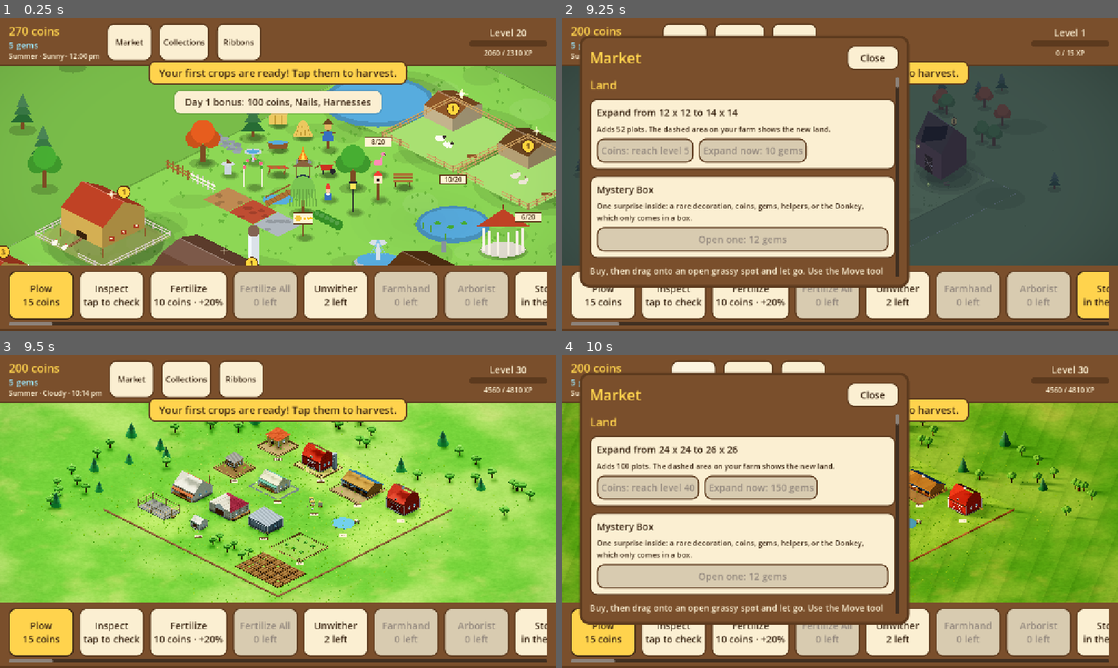
Above: before the commit, frames 1-4 (two rows, left to right).
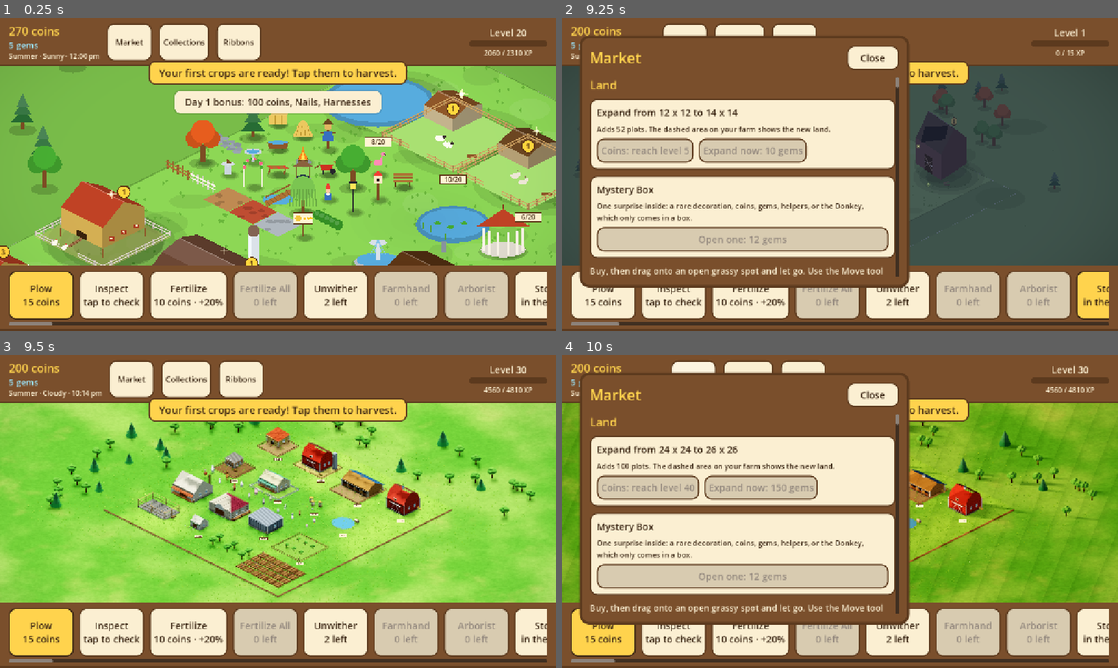
Above: after the commit, the same moments.

Repository: aniket-patra-1998/farm-game
Game: Godot game, scene res://tests/shots.tscn
Two runs of this game, one before a commit and one after it. Both use one fixed random seed, a clock stepped at 60 frames per second and the inputs below. This scene is started directly instead of the project's main scene.
Inputs:
- Up to frame 1 (0.25 s): no input
- Up to frame 2 (9.25 s): click "Market" at 0.5 s; click "Collections" at 1.25 s; click "Ribbons" at 2 s; click "Plow 15 coins" at 2.75 s; click "Inspect tap to check" at 3.5 s; click "Fertilize 10 coins · +20%" at 4.25 s; click "Unwither 2 left" at 5 s; click "Store in the barn" at 5.75 s; click "Market" at 6.5 s; click "Market" at 7.25 s; click "Collections" at 8 s; click "Ribbons" at 8.75 s
- Up to frame 3 (9.5 s): no input
- Up to frame 4 (10 s): click "Market" at 9.5 s

Frames 1-2 are identical in both runs. In frame 3, 4.2% of the frame differs, in the area x 3-97%, y 21-80%; in frame 4, 0.8%.

Commit message:
3D animals: one mind, two bodies
Animal3D builds each animal from its rig and poses it every frame from the
same AnimalBehaviour that drives its 2D twin: four-legged animals walk the
planted-foot gait on two-bone legs (knees forward, hocks back) under a body
that rises as each leg passes, lower their heads to graze and chew, look
about, flick ears, swish tails; coats carry spots, patches, belts, a pale
belly, wool; horns, manes, udders, snouts. Birds bob their heads, waddle,
peck, open their wings and fan their tails; turtles paddle, bees hover. They
turn smoothly to face where they're walking, and babies get their rig's big
heads and long legs. Animals off screen keep their place but aren't posed.
The product bubble over a ready animal is drawn by the 2D overlay where the
animal stands. MSAA x2 for the 3D world.

Co-Authored-By: Claude Opus 5.5 <noreply@anthropic.com>
Claude-Session: https://claude.ai/code/session_014fNSr1566M9NhC2mwnPott

Diff:
--- a/project.godot
+++ b/project.godot
@@ -37,6 +37,7 @@
 
 [rendering]
 
+anti_aliasing/quality/msaa_3d=1
 renderer/rendering_method="mobile"
 textures/vram_compression/import_etc2_astc=true
 environment/defaults/default_clear_color=Color(0.75, 0.89, 0.96, 1)
--- a/scripts/farm_grid.gd
+++ b/scripts/farm_grid.gd
@@ -270,6 +270,13 @@
 			var o := Game.object_by_uid(piece.uid)
 			if o.is_empty():
 				continue
+			if pieces.three_d and piece.is_animal():
+				# The 3D animal has no bubble of its own: draw it over where the animal stands now.
+				var rig := AnimalRig.of(Game.item_data(o["id"]))
+				var tall := (rig.size("leg", 12.0) + rig.pair("body").y * 1.7) * Animal3D.PX * IsoProjection.HEIGHT_PX
+				AnimalArt.bubble(ci, piece.position + Vector2(0, -tall - 26.0),
+					AnimalArt.EGG if rig.family == "chicken" else rig.accent_color, t)
+				continue
 			var fp := Game.footprint(o["id"])
 			var g := corners_of(int(o["row"]), int(o["col"]), fp.x, fp.y)
 			var glow := 0.5 + 0.5 * sin(t * 2.6 + float(piece.uid % 7))
--- a/scripts/world/object_layer.gd
+++ b/scripts/world/object_layer.gd
@@ -268,8 +268,8 @@
 		face = MIN_TURN_WIDTH * (1.0 if a.facing > 0.0 else -1.0)
 	p.scale = Vector2(face * p.flip, 1.0) * p.squash
 	p.rotation = 0.0
-	if not redraw or not view.has_point(p.position):
-		return
+	if not redraw or not p.visible or not view.has_point(p.position):
+		return  # off screen, or drawn in 3D by its twin (Animal3D)
 	# Walking, the legs need every frame; standing, only blinks, ears and tails move: a lower rate does.
 	var moving := a.pose.stride > 0.02 or a.pose.hop > 0.0 or a.pose.wing > 0.0
 	p.redraw_wait -= delta
--- /dev/null
+++ b/scripts/world3d/animal_3d.gd
@@ -0,0 +1,492 @@
+class_name Animal3D
+extends Node3D
+## An animal in 3D, built from its rig (data/animal_rigs.json, through AnimalRig) and moved every frame by
+## the same AnimalBehaviour that drives the 2D animal: one mind, two bodies. A four-legged animal has a
+## body, a neck and head that lower to graze, four legs with knees that walk a planted-foot gait, ears,
+## eyes, a tail that swishes; a bird has two legs, a bobbing head, wings that open; rabbits hop, turtles
+## paddle, bees hover. Proportions (and so babies' big heads and long legs) all come from the rig.
+##
+## Local space: the animal faces +x, up is +y, its left side is -z. Sizes are the rig's pixels (made for a
+## 128-pixel tile) times PX, so a cow is a little over half a tile long.
+
+const PX := 1.25 / IsoProjection.PX_PER_UNIT   # rig pixels to world units (a touch larger than 2D)
+const TURN_RATE := 6.0                          # how fast it turns to face where it's going (radians/s)
+const EYE := Color("#1b140f")
+const HOOF := Color("#3a2c22")
+const PINK := Color("#eba9a3")
+const BEAK := Color("#f2a33a")
+const COMB := Color("#d8382f")
+const LEG_NAMES := ["hind_far", "fore_far", "hind_near", "fore_near"]
+const LEG_PHASES := [0.5, 0.75, 0.0, 0.25]      # the four-beat walk, as in QuadrupedArt
+
+var rig: AnimalRig
+var behaviour: AnimalBehaviour   # shared with the 2D piece; ObjectLayer updates it each frame
+var heading := 0.0               # radians around +y; 0 faces +x
+var home := Vector3.ZERO         # the tile centre it wanders around
+
+var _body: Node3D
+var _head: Node3D
+var _neck: MeshInstance3D
+var _tail: Node3D
+var _legs: Array[Dictionary] = []   # {"hip": Vector3, "upper": MeshInstance3D, "lower": MeshInstance3D, ...}
+var _wings: Array[Node3D] = []
+var _ears: Array[Node3D] = []
+var _last := Vector3.ZERO
+var _r := Vector3.ONE            # body half-sizes (length, height, width)
+var _leg := 0.2
+
+
+static func create(it: Dictionary, mind: AnimalBehaviour, at: Vector3) -> Animal3D:
+	var a := Animal3D.new()
+	a.rig = AnimalRig.of(it)
+	a.behaviour = mind
+	a.home = at
+	a.position = at
+	a._last = at
+	a.heading = PI * 0.75 if mind == null or mind.facing < 0.0 else -PI * 0.25
+	a._build()
+	return a
+
+
+# ---------------------------------------------------------------- building
+
+
+func _build() -> void:
+	_body = Node3D.new()
+	add_child(_body)
+	match rig.type:
+		"bird":
+			_build_bird()
+		"bug":
+			_build_bee()
+		"shell":
+			_build_turtle()
+		_:
+			_build_quad()
+	rotation.y = heading
+
+
+func _px(v: float) -> float:
+	return v * PX
+
+
+func _build_quad() -> void:
+	var b := rig.pair("body", Vector2(26, 14))
+	_r = Vector3(_px(b.x), _px(b.y), _px(b.y) * 0.85)
+	_leg = _px(rig.size("leg", 15.0))
+	var coat := rig.body_color
+	var accent := rig.accent_color
+	var mat := ModelKit.paint(coat)
+	# The body: a rounded barrel, with wool, spots or patches on it.
+	if rig.flag("wool"):
+		for k in 9:
+			var a := TAU * k / 9.0
+			ModelKit.ball(_body, Vector3(cos(a) * _r.x * 0.62, sin(a) * _r.y * 0.4, 0), _r.y * 0.62,
+				ModelKit.paint(coat.lightened(0.06)))
+		ModelKit.ball(_body, Vector3.ZERO, 1.0, ModelKit.paint(coat.lightened(0.06)), _r * Vector3(0.95, 0.95, 1.05))
+	else:
+		ModelKit.ball(_body, Vector3.ZERO, 1.0, mat, _r)
+	_markings(rig.text("markings", "none"), accent)
+	if rig.flag("udder"):
+		ModelKit.ball(_body, Vector3(-_r.x * 0.3, -_r.y * 0.85, 0), _r.y * 0.3, ModelKit.paint(PINK))
+	# Legs: upper and lower segments, re-posed every frame.
+	var thick := _px(rig.num("leg_width", 1.0) * (1.35 if rig.family == "pig" else 1.0) * 3.4)
+	var leg_col := coat.darkened(0.08)
+	var lower_col := leg_col
+	if rig.family == "horse":
+		lower_col = accent.lerp(coat, 0.35)
+	if rig.flag("socks"):
+		lower_col = Color("#f4f1ea")
+	for k in 4:
+		var near: bool = k >= 2
+		var fore: bool = k % 2 == 1
+		var hip := Vector3((0.58 if fore else -0.58) * _r.x, -_r.y * 0.35, (0.55 if near else -0.55) * _r.z)
+		var upper := _segment(ModelKit.paint(leg_col), thick)
+		var lower := _segment(ModelKit.paint(lower_col), thick * 0.75)
+		var hoof_col := HOOF if rig.family != "pig" else coat.darkened(0.45)
+		var hoof := ModelKit.box(_body, Vector3(-thick * 0.6, 0, -thick * 0.5),
+			Vector3(thick * 0.6, thick * 0.6, thick * 0.5), ModelKit.paint(hoof_col))
+		_legs.append({"hip": hip, "upper": upper, "lower": lower, "hoof": hoof, "phase": LEG_PHASES[k], "fore": fore})
+	# Neck and head.
+	_neck = _segment(mat, _px(rig.pair("neck", Vector2(14, 9)).y) * 1.6)
+	_head = Node3D.new()
+	_body.add_child(_head)
+	var h := rig.pair("head", Vector2(14, 10)) * rig.head_scale
+	var hl := _px(h.x)
+	var hh := _px(h.y)
+	var head_col := coat
+	if rig.text("markings") == "white_face":
+		head_col = Color("#f4f1ea")
+	elif rig.text("head_color") == "accent":
+		head_col = accent
+	ModelKit.ball(
+		_head,
+		Vector3(-hl * 0.1, 0, 0),
+		1.0,
+		ModelKit.paint(head_col),
+		Vector3(hl * 0.48, hh * 0.5, hh * 0.45)
+	)
+	var muzzle := _muzzle_colour(rig.text("muzzle", "light"), head_col)
+	if rig.text("muzzle") == "snout":
+		var snout := ModelKit.cylinder(
+			_head,
+			Vector3(hl * 0.3, 0, 0),
+			hh * 0.3,
+			hl * 0.25,
+			ModelKit.paint(muzzle),
+			-1.0,
+			12
+		)
+		snout.rotation.z = -PI / 2.0
+		snout.position = Vector3(hl * 0.42, 0, 0)
+	else:
+		ModelKit.ball(
+			_head,
+			Vector3(hl * 0.32, -hh * 0.08, 0),
+			1.0,
+			ModelKit.paint(muzzle),
+			Vector3(hl * 0.28, hh * 0.36, hh * 0.38)
+		)
+	var eye_r := hh * 0.09 * rig.num("eye_scale", 1.0)
+	for side: float in [-1.0, 1.0]:
+		ModelKit.ball(_head, Vector3(hl * 0.05, hh * 0.15, side * hh * 0.4), eye_r, ModelKit.paint(EYE, 0.8))
+		var ear := Node3D.new()
+		ear.position = Vector3(-hl * 0.3, hh * 0.3, side * hh * 0.35)
+		_head.add_child(ear)
+		var long_ears := rig.text("ears") == "long"
+		var up := rig.text("ears") in ["up", "long"]
+		var ear_at := Vector3(0, hh * (0.35 if up else 0.05), side * hh * (0.05 if up else 0.3))
+		var ear_size := Vector3(hh * 0.12, hh * (0.45 if long_ears else (0.3 if up else 0.12)), hh * (0.12 if up else 0.28))
+		ModelKit.ball(ear, ear_at, 1.0, ModelKit.paint(head_col), ear_size)
+		_ears.append(ear)
+		match rig.text("horns", "none"):
+			"nubs", "short":
+				var horn_h := hh * (0.25 if rig.text("horns") == "nubs" else 0.45)
+				ModelKit.cylinder(_head, Vector3(-hl * 0.15, hh * 0.4, side * hh * 0.22), hh * 0.08, horn_h,
+					ModelKit.paint(Color("#ece3cf")), 0.0, 8)
+			"long", "curl", "back", "long_back":
+				var horn := ModelKit.cylinder(
+					_head,
+					Vector3.ZERO,
+					hh * 0.09,
+					hh * 0.9,
+					ModelKit.paint(Color("#ece3cf")),
+					0.0,
+					8
+				)
+				horn.position = Vector3(-hl * 0.2, hh * 0.45, side * hh * 0.35)
+				horn.rotation = Vector3(side * 1.1, 0, -0.6)
+	if rig.text("mane", "") != "":
+		ModelKit.box(
+			_head,
+			Vector3(-hl * 0.55, hh * 0.25, -hh * 0.08),
+			Vector3(-hl * 0.2, hh * 0.55, hh * 0.08),
+			ModelKit.paint(accent)
+		)
+	# Tail.
+	_tail = Node3D.new()
+	_tail.position = Vector3(-_r.x * 0.95, _r.y * 0.35, 0)
+	_body.add_child(_tail)
+	var tail_len := _px(rig.size("tail_len", 14.0))
+	var tail_kind := rig.text("tail", "tuft")
+	if tail_kind == "curl":
+		ModelKit.ball(_tail, Vector3(-_px(2.0), 0, 0), _px(2.2), ModelKit.paint(coat.darkened(0.12)))
+	else:
+		var t := ModelKit.cylinder(
+			_tail,
+			Vector3(0, -tail_len, 0),
+			_px(1.2),
+			tail_len,
+			ModelKit.paint(coat.darkened(0.1)),
+			_px(1.0),
+			6
+		)
+		t.position = Vector3(0, -tail_len / 2.0, 0)
+		if tail_kind in ["tuft", "hair"]:
+			ModelKit.ball(_tail, Vector3(0, -tail_len, 0), _px(2.6 if tail_kind == "tuft" else 3.4), ModelKit.paint(accent),
+				Vector3(1, 1.6, 1))
+
+
+func _markings(kind: String, accent: Color) -> void:
+	var white := Color("#f4f1ea")
+	match kind:
+		"spots", "patches":
+			var spots := [Vector3(-0.4, 0.3, 1), Vector3(0.1, 0.5, 1), Vector3(0.45, 0.1, 1), Vector3(-0.15, -0.1, 1),
+				Vector3(-0.3, 0.4, -1), Vector3(0.3, 0.3, -1)]
+			var big := 0.24 if kind == "patches" else 0.17
+			var col := accent if kind == "spots" else (white if rig.body_color.get_luminance() < 0.5 else accent)
+			for s: Vector3 in spots:
+				# A flattened blob pressed onto the body's surface.
+				var p := Vector3(s.x * _r.x, s.y * _r.y, s.z * _r.z * sqrt(maxf(0.0, 1.0 - s.x * s.x - s.y * s.y)))
+				ModelKit.ball(_body, p, 1.0, ModelKit.paint(col), Vector3(_r.x * big, _r.y * big * 1.1, _r.z * 0.12))
+		"belt", "saddle":
+			var x0 := -0.22 if kind == "belt" else 0.22
+			ModelKit.ball(_body, Vector3((x0 + 0.18) * _r.x, 0, 0), 1.0, ModelKit.paint(white),
+				Vector3(_r.x * 0.2, _r.y * 1.02, _r.z * 1.02))
+		"pale_belly", "white_face":
+			ModelKit.ball(_body, Vector3(0, -_r.y * 0.35, 0), 1.0, ModelKit.paint(rig.body_color.lightened(0.45)),
+				Vector3(_r.x * 0.85, _r.y * 0.7, _r.z * 1.01))
+
+
+static func _muzzle_colour(kind: String, head_col: Color) -> Color:
+	match kind:
+		"pink":
+			return head_col.lerp(PINK, 0.65)
+		"dark":
+			return head_col.darkened(0.35)
+		"snout":
+			return head_col.lerp(PINK, 0.35).darkened(0.08)
+	return head_col.lightened(0.25)
+
+
+func _build_bird() -> void:
+	var b := rig.pair("body", Vector2(13, 11))
+	_r = Vector3(_px(b.x), _px(b.y), _px(b.y) * 0.85)
+	_leg = _px(rig.size("leg", 9.0))
+	var coat := rig.body_color
+	var accent := rig.accent_color
+	ModelKit.ball(_body, Vector3.ZERO, 1.0, ModelKit.paint(coat), _r)
+	# Wings: flattened ovals on each side, hinged at the shoulder.
+	for side: float in [-1.0, 1.0]:
+		var wing := Node3D.new()
+		wing.position = Vector3(_r.x * 0.2, _r.y * 0.25, side * _r.z * 0.85)
+		_body.add_child(wing)
+		ModelKit.ball(wing, Vector3(-_r.x * 0.45, 0, 0), 1.0, ModelKit.paint(coat.darkened(0.1)),
+			Vector3(_r.x * 0.6, _r.y * 0.55, _r.z * 0.18))
+		_wings.append(wing)
+	# Tail.
+	_tail = Node3D.new()
+	_tail.position = Vector3(-_r.x * 0.85, _r.y * 0.3, 0)
+	_body.add_child(_tail)
+	match rig.text("tail", "fan"):
+		"fan", "turkey":
+			var n := 7 if rig.text("tail") == "turkey" else 4
+			for k in n:
+				var feather := Node3D.new()
+				feather.rotation.x = (k / maxf(n - 1.0, 1.0) - 0.5) * 1.6
+				_tail.add_child(feather)
+				ModelKit.ball(feather, Vector3(0, _r.y * 0.6, 0), 1.0, ModelKit.paint(accent.lerp(coat, 0.2 * (k % 2))),
+					Vector3(_r.x * 0.12, _r.y * 0.65, _r.z * 0.15))
+		_:
+			ModelKit.ball(_tail, Vector3(-_r.x * 0.1, _r.y * 0.1, 0), 1.0, ModelKit.paint(coat.darkened(0.06)),
+				Vector3(_r.x * 0.3, _r.y * 0.2, _r.z * 0.4))
+	# Two legs.
+	for k in 2:
+		var hip := Vector3(0, -_r.y * 0.5, (0.35 if k == 1 else -0.35) * _r.z)
+		var col := BEAK if rig.flag("webbed") else Color("#e8a634")
+		var upper := _segment(ModelKit.paint(col), _px(1.6))
+		var lower := _segment(ModelKit.paint(col), _px(1.4))
+		var foot := ModelKit.box(
+			_body,
+			Vector3(-_px(1.5), 0, -_px(2.0)),
+			Vector3(_px(4.5), _px(0.8), _px(2.0)),
+			ModelKit.paint(col)
+		)
+		_legs.append({"hip": hip, "upper": upper, "lower": lower, "hoof": foot, "phase": 0.5 * k, "fore": false})
+	# Neck and head.
+	_neck = _segment(ModelKit.paint(coat), _px(rig.pair("neck", Vector2(7, 7)).y) * 1.4)
+	_head = Node3D.new()
+	_body.add_child(_head)
+	var h := rig.pair("head", Vector2(6.5, 6.5)) * rig.head_scale
+	var hr := _px(h.x)
+	var head_col := Color("#c9a7a0") if rig.family == "turkey" else coat
+	ModelKit.ball(_head, Vector3.ZERO, hr, ModelKit.paint(head_col))
+	if rig.text("beak") == "bill":
+		ModelKit.ball(
+			_head,
+			Vector3(hr * 1.1, -hr * 0.15, 0),
+			1.0,
+			ModelKit.paint(BEAK),
+			Vector3(hr * 0.7, hr * 0.22, hr * 0.45)
+		)
+	else:
+		var beak := ModelKit.cylinder(_head, Vector3.ZERO, hr * 0.3, hr * 0.7, ModelKit.paint(BEAK), 0.0, 8)
+		beak.rotation.z = -PI / 2.0
+		beak.position = Vector3(hr * 1.2, -hr * 0.05, 0)
+	if rig.flag("comb"):
+		for k in 3:
+			ModelKit.ball(_head, Vector3((-0.3 + 0.3 * k) * hr, hr * 0.95, 0), hr * 0.28, ModelKit.paint(COMB))
+	if rig.flag("wattle"):
+		ModelKit.ball(_head, Vector3(hr * 0.7, -hr * 0.8, 0), hr * 0.22, ModelKit.paint(COMB), Vector3(1, 1.5, 1))
+	for side: float in [-1.0, 1.0]:
+		ModelKit.ball(_head, Vector3(hr * 0.4, hr * 0.25, side * hr * 0.75), hr * 0.16 * rig.num("eye_scale", 1.0),
+			ModelKit.paint(EYE, 0.8))
+
+
+func _build_turtle() -> void:
+	var b := rig.pair("body", Vector2(16, 10))
+	_r = Vector3(_px(b.x), _px(b.y) * 0.8, _px(b.x) * 0.8)
+	_leg = _px(4.0)
+	var skin := rig.accent_color.lerp(Color("#8a9a5b"), 0.6)
+	ModelKit.ball(_body, Vector3.ZERO, 1.0, ModelKit.paint(rig.body_color), Vector3(_r.x, _r.y, _r.z))
+	for k in 4:
+		var hip := Vector3((0.6 if k % 2 else -0.6) * _r.x, -_r.y * 0.2, (0.7 if k >= 2 else -0.7) * _r.z)
+		var leg := ModelKit.ball(_body, hip, _px(3.0), ModelKit.paint(skin), Vector3(1.3, 0.7, 1))
+		_legs.append({"stub": leg, "hip": hip, "phase": k * 0.25})
+	_head = Node3D.new()
+	_body.add_child(_head)
+	ModelKit.ball(_head, Vector3.ZERO, _px(4.0), ModelKit.paint(skin), Vector3(1.3, 1, 1))
+	for side: float in [-1.0, 1.0]:
+		ModelKit.ball(_head, Vector3(_px(2.5), _px(1.5), side * _px(2.6)), _px(0.8), ModelKit.paint(EYE))
+
+
+func _build_bee() -> void:
+	var b := rig.pair("body", Vector2(6, 4))
+	_r = Vector3(_px(b.x), _px(b.y), _px(b.y))
+	ModelKit.ball(_body, Vector3.ZERO, 1.0, ModelKit.paint(rig.body_color), _r)
+	for k in 2:
+		ModelKit.ball(_body, Vector3((-0.3 + 0.4 * k) * _r.x, 0, 0), 1.0, ModelKit.paint(Color("#2a2118")),
+			Vector3(_r.x * 0.12, _r.y * 1.02, _r.z * 1.02))
+	for side: float in [-1.0, 1.0]:
+		var wing := Node3D.new()
+		wing.position = Vector3(0, _r.y * 0.8, side * _r.z * 0.5)
+		_body.add_child(wing)
+		var glass := ModelKit.paint(Color(0.92, 0.97, 1.0))
+		ModelKit.ball(wing, Vector3(0, 0, side * _r.z * 0.8), 1.0, glass, Vector3(_r.x * 0.5, _r.y * 0.1, _r.z * 0.9))
+		_wings.append(wing)
+
+
+## A limb segment: a unit cylinder, stretched between two points each frame by _place().
+func _segment(mat: Material, width: float) -> MeshInstance3D:
+	var mi := MeshInstance3D.new()
+	var mesh := CylinderMesh.new()
+	mesh.top_radius = width / 2.0
+	mesh.bottom_radius = width / 2.0
+	mesh.height = 1.0
+	mesh.radial_segments = 8
+	mesh.rings = 1
+	mi.mesh = mesh
+	mi.material_override = mat
+	_body.add_child(mi)
+	return mi
+
+
+## Stretches a segment from a to b (in the body's space).
+static func _place(seg: MeshInstance3D, a: Vector3, b: Vector3) -> void:
+	var d := b - a
+	var length := maxf(d.length(), 0.0001)
+	var up := d / length
+	var side := up.cross(Vector3.BACK)
+	if side.length() < 0.01:
+		side = up.cross(Vector3.RIGHT)
+	side = side.normalized()
+	var fwd := side.cross(up).normalized()
+	seg.transform = Transform3D(Basis(side, up * length, fwd), (a + b) / 2.0)
+
+
+# ---------------------------------------------------------------- moving
+
+
+## Poses the animal for this frame from its behaviour (call every frame it's on screen).
+func update(delta: float) -> void:
+	var p: AnimalPose = behaviour.pose if behaviour != null else AnimalPose.rest()
+	if behaviour != null:
+		position = home + IsoProjection.ground_of(behaviour.offset)
+	# Face where it's going: turn smoothly toward its direction of travel.
+	var moved := position - _last
+	_last = position
+	if Vector2(moved.x, moved.z).length() > 0.0005:
+		var want := atan2(-moved.z, moved.x)
+		heading = rotate_toward(heading, want, TURN_RATE * delta)
+	rotation.y = heading
+	match rig.type:
+		"bird":
+			_pose_bird(p)
+		"bug":
+			_pose_bee(p)
+		"shell":
+			_pose_turtle(p)
+		_:
+			_pose_quad(p)
+
+
+func _pose_quad(p: AnimalPose) -> void:
+	var rise := pow(sin(p.gait * TAU * 2.0), 2.0) * _leg * 0.06 * p.stride
+	var air := p.hop * _leg * 0.55
+	_body.position = Vector3(0, _leg + _r.y * 0.62 + rise + air + p.breath * _r.y * 0.01, 0)
+	var reach := AnimalArt.STRIDE * _leg
+	for leg in _legs:
+		var hip: Vector3 = leg["hip"]
+		var u := fposmod(p.gait + float(leg["phase"]), 1.0)
+		var off := AnimalArt.foot_offset(u, reach, AnimalArt.LIFT * _leg) * p.stride
+		# Feet on the ground, below the hip (in body space the ground is at -_body.y).
+		var ground := -_body.position.y + p.hop * _leg * 0.4
+		var foot := Vector3(hip.x + off.x, ground - off.y, hip.z)
+		var knee := _knee(hip, foot, bool(leg["fore"]))
+		_place(leg["upper"], hip, knee)
+		_place(leg["lower"], knee, foot)
+		(leg["hoof"] as Node3D).position = foot
+	# Neck and head: up and looking about, or down to graze, chewing.
+	var down := smoothstep(0.0, 1.0, p.head)
+	var neck_len := _px(rig.pair("neck", Vector2(14, 9)).x)
+	var chest := Vector3(_r.x * 0.72, _r.y * 0.3, 0)
+	var up_at := chest + Vector3(cos(-rig.num("neck_up", -0.6)), sin(-rig.num("neck_up", -0.6)), 0) * neck_len
+	var graze_at := Vector3(chest.x + neck_len * 0.8, -_body.position.y + _r.y * 0.35, 0)
+	var head_at := up_at.lerp(graze_at, down) + Vector3(0, p.look * _r.y * 0.1 * (1.0 - down), 0)
+	_place(_neck, chest, head_at)
+	_head.position = head_at + Vector3(0, p.jaw * _px(0.4), 0)
+	_head.rotation = Vector3(0, p.look * 0.35 * (1.0 - down), -lerpf(rig.num("head_tilt", 0.3), 1.2, down))
+	for k in _ears.size():
+		_ears[k].rotation.x = (1.0 if k % 2 else -1.0) * p.ear * 0.6
+	_tail.rotation = Vector3(p.tail * 0.8, 0, 0.35)
+
+
+## The knee (or hock) of a two-bone leg from hip to foot, bending forward for forelegs, back for hind.
+func _knee(hip: Vector3, foot: Vector3, fore: bool) -> Vector3:
+	var bone := absf(foot.y - hip.y) * 0.56
+	var j := AnimalArt.joint(Vector2(hip.x, -hip.y), Vector2(foot.x, -foot.y), bone, bone, -1.0 if fore else 1.0)
+	return Vector3(j.x, -j.y, hip.z)
+
+
+func _pose_bird(p: AnimalPose) -> void:
+	var waddle := sin(p.gait * TAU) * 0.13 * p.stride if rig.flag("waddle") else 0.0
+	var air := p.hop * _leg * 0.8
+	_body.position = Vector3(0, _leg + _r.y * 0.8 + absf(sin(p.gait * TAU)) * _leg * 0.08 * p.stride + air, 0)
+	_body.rotation = Vector3(waddle, 0, 0.22 - 0.12 * p.head)
+	for leg in _legs:
+		var hip: Vector3 = leg["hip"]
+		var u := fposmod(p.gait + float(leg["phase"]), 1.0)
+		var off := AnimalArt.foot_offset(u, 0.9 * _leg, 0.45 * _leg) * p.stride
+		var foot := Vector3(hip.x + off.x, -_body.position.y - off.y, hip.z)
+		var knee := _knee(hip, foot, false)
+		_place(leg["upper"], hip, knee)
+		_place(leg["lower"], knee, foot)
+		(leg["hoof"] as Node3D).position = foot
+	var down := smoothstep(0.0, 1.0, p.head)
+	var neck_len := _px(rig.pair("neck", Vector2(7, 7)).x)
+	var shoulder := Vector3(_r.x * 0.7, _r.y * 0.35, 0)
+	var thrust := (fposmod(p.gait * 2.0, 1.0) - 0.5) * _px(3.0) * p.stride
+	var up_at := shoulder + Vector3(0.25, 1.0, 0).normalized() * neck_len + Vector3(-thrust, 0, 0)
+	var peck_at := Vector3(shoulder.x + neck_len, -_body.position.y + _r.y * 0.3, 0)
+	var head_at := up_at.lerp(peck_at, down)
+	_place(_neck, shoulder, head_at)
+	_head.position = head_at
+	_head.rotation = Vector3(0, p.look * 0.4, -down * 0.9)
+	for k in _wings.size():
+		var side := -1.0 if k == 0 else 1.0
+		_wings[k].rotation = Vector3(side * (p.wing * 1.2 + sin(p.time * 26.0) * 0.5 * p.wing), 0, 0)
+	_tail.rotation = Vector3(p.tail * 0.5, 0, 0.6 + p.display * 0.9)
+	for f in _tail.get_children():
+		var n := _tail.get_child_count()
+		var i := f.get_index()
+		(f as Node3D).rotation.x = (i / maxf(n - 1.0, 1.0) - 0.5) * lerpf(1.0, 2.6, p.display)
+
+
+func _pose_turtle(p: AnimalPose) -> void:
+	_body.position = Vector3(0, _r.y * 0.6, 0)
+	for leg in _legs:
+		var hip: Vector3 = leg["hip"]
+		(leg["stub"] as Node3D).position = hip + Vector3(
+			sin(p.gait * TAU + float(leg["phase"]) * TAU) * _px(2.0) * p.stride,
+			0,
+			0
+		)
+	var out := clampf(0.55 + 0.45 * maxf(p.stride, absf(p.look)), 0.0, 1.0)
+	_head.position = Vector3(_r.x * (0.75 + 0.35 * out), _r.y * 0.1 - p.head * _px(2.0), 0)
+	_head.rotation.y = p.look * 0.5
+
+
+func _pose_bee(p: AnimalPose) -> void:
+	_body.position = Vector3(0, _px(rig.size("hover", 18.0)) + sin(p.time * 3.3) * _px(2.0), 0)
+	for k in _wings.size():
+		_wings[k].rotation.x = (1.0 if k else -1.0) * (0.3 + sin(p.time * 60.0) * 0.5)
--- a/scripts/world3d/farm_3d.gd
+++ b/scripts/world3d/farm_3d.gd
@@ -62,6 +62,7 @@
 	plots = Plots3D.new()
 	add_child(plots)
 	objects = Objects3D.new()
+	objects.pieces = grid.pieces if grid != null else null
 	add_child(objects)
 	Game.plot_changed.connect(func(_i: int) -> void: _plots_changed())
 	Game.farm_expanded.connect(func(_n: int) -> void:
--- a/scripts/world3d/objects_3d.gd
+++ b/scripts/world3d/objects_3d.gd
@@ -4,17 +4,20 @@
 ## shows changes (its id, size, ready state, a frame becoming a building). Also the countryside trees
 ## around the farm. Kinds without a 3D model yet keep their 2D piece (ObjectLayer asks handles()).
 
-const MODELLED := ["building", "barn", "crafting", "tree"]
+const MODELLED := ["building", "barn", "crafting", "tree", "animal"]
 const SCENERY_Y := -Ground3D.SLAB
 const PINE := Color("#2f6b3a")
 
+var pieces: ObjectLayer  # the 2D layer, whose animals' minds (AnimalBehaviour) the 3D animals share
+
 var _views := {}   # uid -> {"node": Node3D, "key": String}
+var _animals: Array[Animal3D] = []
 var _queued := false
 var _scenery: Node3D
 
 
 static func handles(o: Dictionary) -> bool:
-	return not o.get("stray", false) and MODELLED.has(Game.kind_of(o))
+	return o.get("stray", false) or MODELLED.has(Game.kind_of(o))
 
 
 func _ready() -> void:
@@ -57,6 +60,29 @@
 		if not seen.has(uid):
 			(_views[uid]["node"] as Node3D).queue_free()
 			_views.erase(uid)
+	_animals.clear()
+	for v in _views.values():
+		if v["node"] is Animal3D:
+			_animals.append(v["node"])
+
+
+## Animals move every frame, with their 2D twin's mind; those off screen keep their place but aren't posed.
+func _process(delta: float) -> void:
+	var cam := get_viewport().get_camera_3d()
+	for a in _animals:
+		if not is_instance_valid(a):
+			continue
+		if a.behaviour == null:
+			a.behaviour = _mind_of(a)
+		if cam == null or cam.is_position_in_frustum(a.global_position):
+			a.update(delta)
+
+
+func _mind_of(a: Animal3D) -> AnimalBehaviour:
+	if pieces == null:
+		return null
+	var p: FarmPiece = pieces.pieces.get("o%d" % int(a.get_meta("uid", -1)))
+	return p.animal if p != null else null
 
 
 ## What a view shows: when this changes, it's rebuilt.
@@ -69,6 +95,12 @@
 	var it := Game.item_data(o["id"])
 	var fp := Game.footprint(o["id"])
 	var node: Node3D
+	if Game.kind_of(o) == "animal" or o.get("stray", false):
+		var a := Animal3D.create(it, null, Vector3(int(o["col"]) + fp.x / 2.0, 0, int(o["row"]) + fp.y / 2.0))
+		a.set_meta("uid", int(o["uid"]))
+		a.behaviour = _mind_of(a)
+		a.update(0.0)
+		return a
 	if Game.kind_of(o) == "tree":
 		node = Node3D.new()
 		TreeModel.build_at(node, Vector3(fp.x / 2.0, 0, fp.y / 2.0), it, 1.0, Game.is_ready(o), int(o["uid"]))
--- a/tests/shots.gd
+++ b/tests/shots.gd
@@ -302,6 +302,10 @@
 	_put("orchard", 14, 17, 1, {"apple_tree": 3})
 	_put("horse_stable", 19, 2, 1, {}, {"construction": {}})
 	_put("garden_shed", 19, 8, 1, {})
+	var loose: Array[String] = ["cow", "horse", "sheep", "pig", "goat", "calf", "foal", "chicken", "turkey",
+		"duck", "brown_cow", "rabbit", "donkey", "lamb", "goose", "piglet"]
+	for k in loose.size():
+		_put(loose[k], 11 + int(k / 8.0), 2 + (k % 8) * 2, 1, {})
 	var fruit_trees: Array[String] = ["apple_tree", "cherry_tree", "lemon_tree"]
 	for k in 6:
 		_put(fruit_trees[k % 3], 20 + int(k / 3.0), 12 + 2 * (k % 3), 1, {})
@@ -327,5 +331,11 @@
 	cam.snap(grid.to_global(grid.center_of(Game.index_of(6, 8))), 1.1)
 	await _frames(12)
 	_shot(dir + "/world3d_closeup.png")
+	# The animals out on the farm, close up, then again a moment later, mid-stride.
+	cam.snap(grid.to_global(grid.center_of(Game.index_of(12, 7))), 1.5)
+	await _frames(30)
+	_shot(dir + "/world3d_animals.png")
+	await _frames(45)
+	_shot(dir + "/world3d_animals_later.png")
 	Game.weather_override = ""
 	ProjectSettings.set_setting(Farm3D.SETTING, false)
